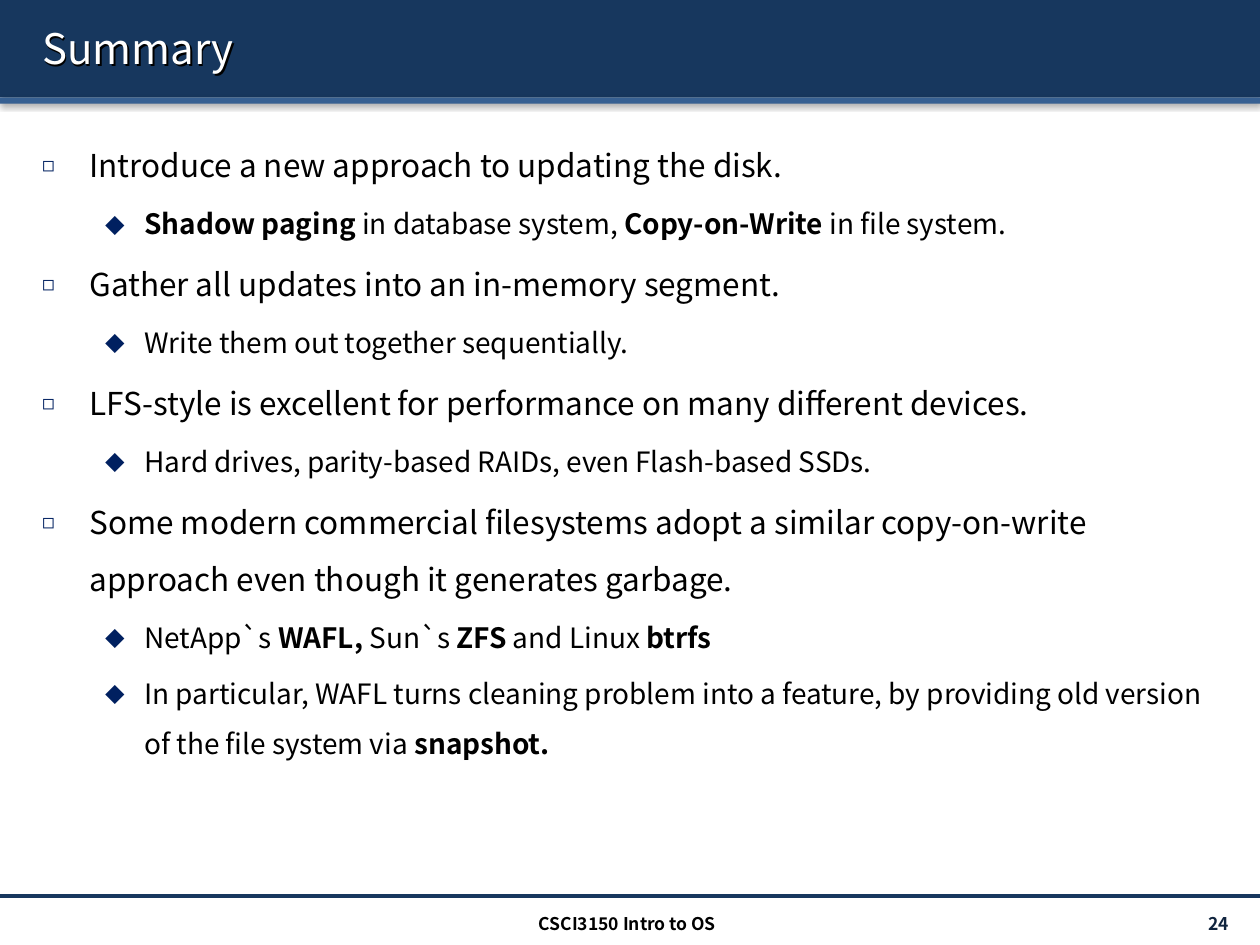
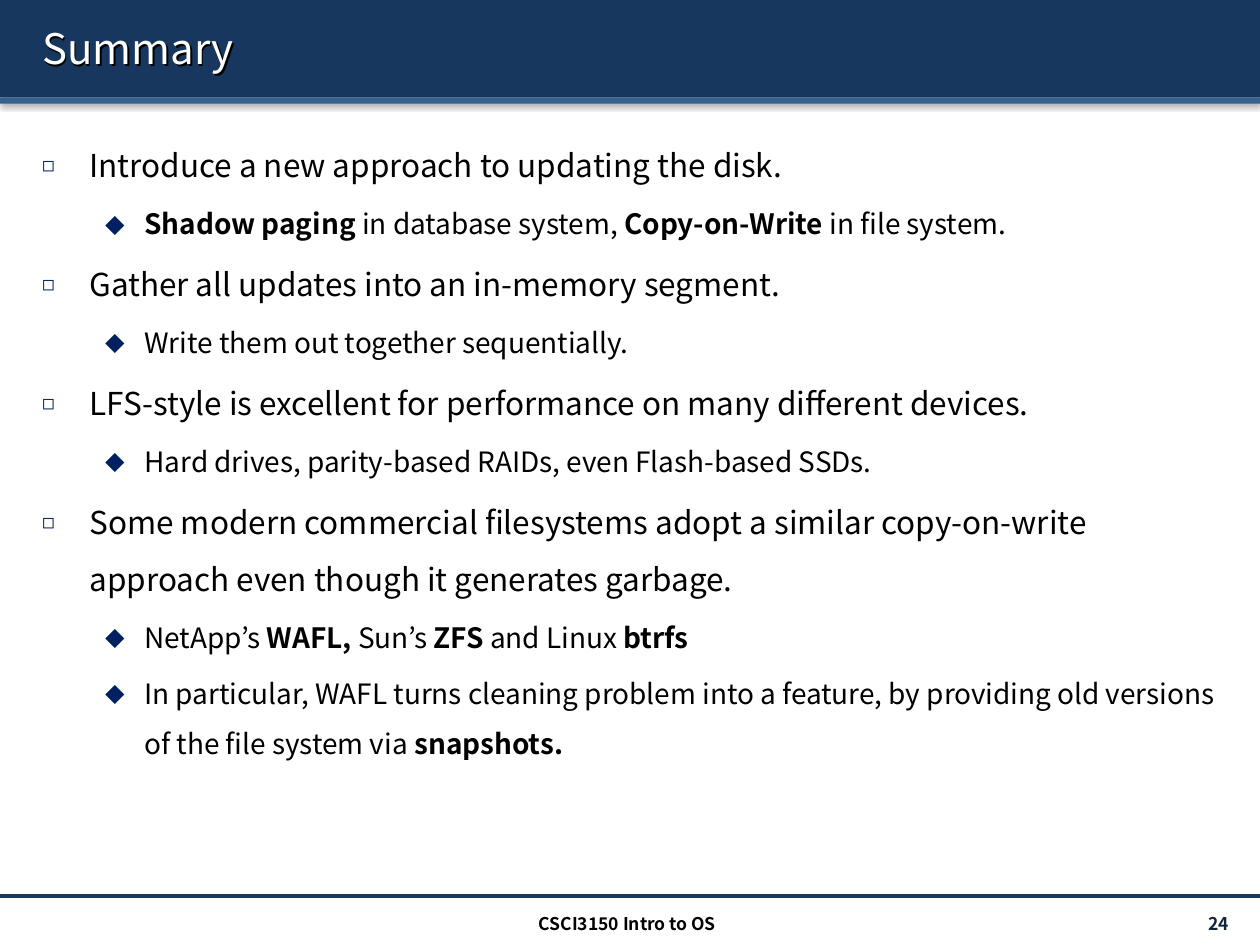
Before and after one commit to henryhxu/CSCI3150, a slide deck: slide 24 of lecture/lec15_lfs.pptx. Drawn at 1260x945 pixels with LibreOffice and Linux fonts; fonts in the diff are those of the drawing. Boxes give left, top, right and bottom in pixels: in the first picture for what was removed or moved away, otherwise in the second. Text is boxed around its words. In the diff, an @@ line names an element or a change of style, - is before the commit and + after.

Commit message:
ppt updated

```diff
--- a/lecture/lec15_lfs.pptx
+++ b/lecture/lec15_lfs.pptx
@@ text at [145, 625, 1214, 761]: text changed @@
-  ⬥ NetApp`s WAFL, Sun`s ZFS and Linux btrfs
-  ⬥ In particular, WAFL turns cleaning problem into a feature, by providing old version of the file system via snapshot.
+  ⬥ NetApp’s WAFL, Sun’s ZFS and Linux btrfs
+  ⬥ In particular, WAFL turns cleaning problem into a feature, by providing old versions of the file system via snapshots.
```
Also in this commit, not shown: 3 other slides changed, 1 other file.
